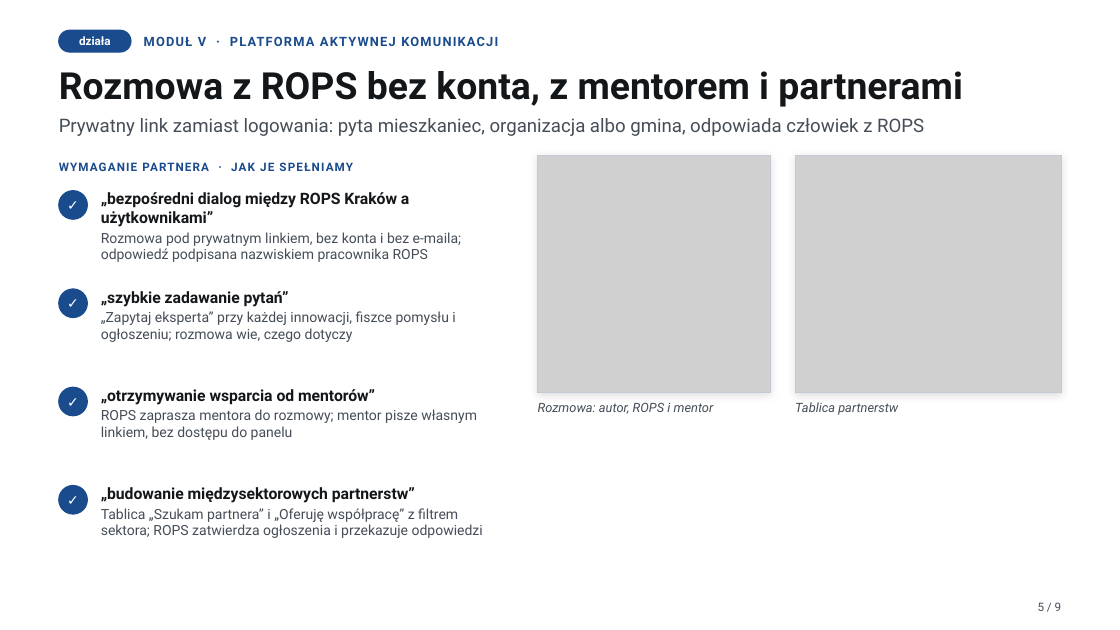
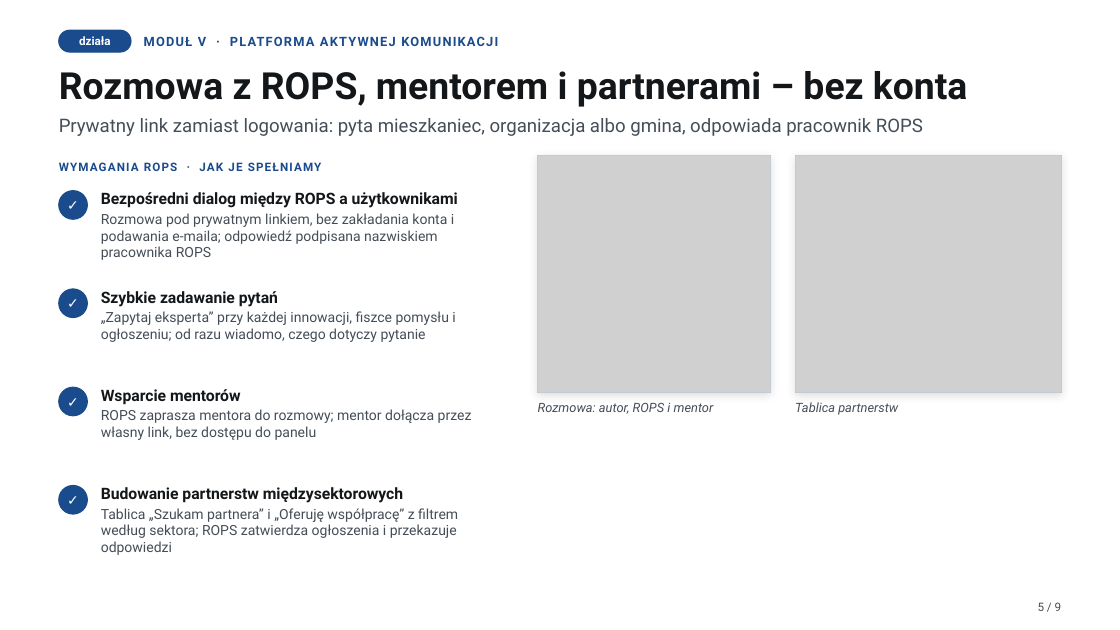
Before and after one commit to bobrovsky420/hackyeah2026, a slide deck: slide 5 of docs/presentation/presentation.pptx. Drawn at 1120x630 pixels with LibreOffice and Linux fonts; fonts in the diff are those of the drawing; grey boxes stand for pictures. Boxes give left, top, right and bottom in pixels: in the first picture for what was removed or moved away, otherwise in the second. Text is boxed around its words. In the diff, an @@ line names an element or a change of style, - is before the commit and + after.

```diff
--- a/docs/presentation/presentation.pptx
+++ b/docs/presentation/presentation.pptx
@@ text at [59,71,968,136]: text changed @@
-Rozmowa z ROPS bez konta, z mentorem i partnerami
-Prywatny link zamiast logowania: pyta mieszkaniec, organizacja albo gmina, odpowiada człowiek z ROPS
+Rozmowa z ROPS, mentorem i partnerami – bez konta
+Prywatny link zamiast logowania: pyta mieszkaniec, organizacja albo gmina, odpowiada pracownik ROPS
@@ text at [144,162,242,171]: text changed @@
-WYMAGANIE PARTNERA · JAK JE SPEŁNIAMY
+WYMAGANIA ROPS · JAK JE SPEŁNIAMY
@@ text at [101,192,458,260]: text changed @@
-„bezpośredni dialog między ROPS Kraków a użytkownikami”
-Rozmowa pod prywatnym linkiem, bez konta i bez e-maila; odpowiedź podpisana nazwiskiem pracownika ROPS
+Bezpośredni dialog między ROPS a użytkownikami
+Rozmowa pod prywatnym linkiem, bez zakładania konta i podawania e-maila; odpowiedź podpisana nazwiskiem pracownika ROPS
@@ text at [101,291,455,342]: text changed @@
-„szybkie zadawanie pytań”
-„Zapytaj eksperta” przy każdej innowacji, fiszce pomysłu i ogłoszeniu; rozmowa wie, czego dotyczy
+Szybkie zadawanie pytań
+„Zapytaj eksperta” przy każdej innowacji, fiszce pomysłu i ogłoszeniu; od razu wiadomo, czego dotyczy pytanie
@@ text at [101,389,472,440]: text changed @@
-„otrzymywanie wsparcia od mentorów”
-ROPS zaprasza mentora do rozmowy; mentor pisze własnym linkiem, bez dostępu do panelu
+Wsparcie mentorów
+ROPS zaprasza mentora do rozmowy; mentor dołącza przez własny link, bez dostępu do panelu
@@ text at [101,487,458,555]: text changed @@
-„budowanie międzysektorowych partnerstw”
-Tablica „Szukam partnera” i „Oferuję współpracę” z filtrem sektora; ROPS zatwierdza ogłoszenia i przekazuje odpowiedzi
+Budowanie partnerstw międzysektorowych
+Tablica „Szukam partnera” i „Oferuję współpracę” z filtrem według sektora; ROPS zatwierdza ogłoszenia i przekazuje odpowiedzi
```
Also in this commit, not shown: 7 other slides changed, 5 other files.
